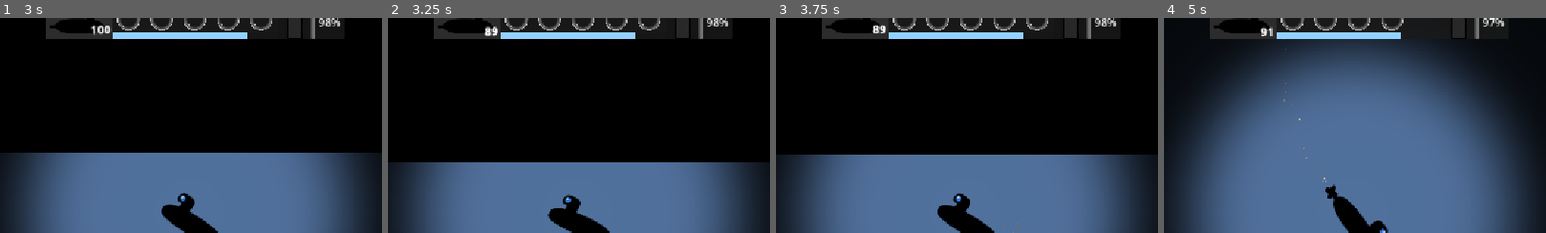
Above: before the commit, frames 1-4 (left to right).
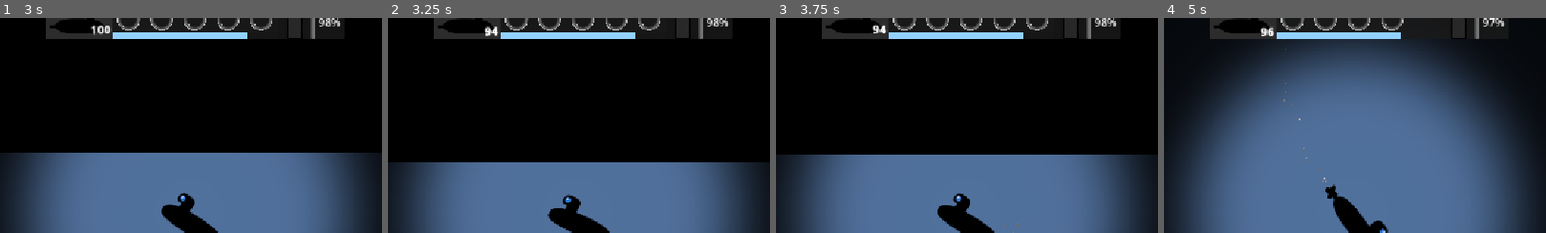
Above: after the commit, the same moments.

Repository: EddieRowe/godot-wild-jam-82
Game: Godot game, scene res://levels/level_2.tscn
The game is run twice, just before and just after one commit, with the same random seed, the same clock (stepped at 60 frames per second) and the same inputs. This scene is started directly instead of the project's main scene.
Inputs:
- Up to frame 1 (3 s): tap Enter (ui_accept) at 0.5, 0.77, 1.52 s; hold Up (ui_up) 0.53-2.03 s; hold Left (ui_left) from 2.03 s (still down)
- Up to frame 2 (3.25 s): keep holding Left (ui_left); tap Enter (ui_accept) at 3.02 s
- Up to frame 3 (3.75 s): release Left (ui_left) at 3.53 s; hold Down (ui_down) from 3.53 s (still down)
- Up to frame 4 (5 s): tap Enter (ui_accept) at 3.77, 4.52 s; release Down (ui_down) at 4.28 s; hold Right (ui_right) from 4.28 s (still down)
The pictures show only the part of the screen within x 24-74%, y 3-53%; the shares and areas given below are measured in that part.

Frame 1 is identical in both runs. In frame 2, less than 0.1% of the frame differs, in the area x 25-29%, y 4-9%; in frame 3, less than 0.1%; in frame 4, less than 0.1%.

Commit message:
Adjust impact speeds

Diff:
--- a/scripts/health.gd
+++ b/scripts/health.gd
@@ -1,7 +1,8 @@
 class_name Health
 extends Node2D
 
-const MIN_IMPACT_SPEED : int = 35
+const MIN_IMPACT_SPEED : int = 25
+const AVG_IMPACT_SPEED : int = 160
 
 signal healthChanged(newAmount : int)
 signal tookDamage()
@@ -28,7 +29,7 @@
 		if player_movement.linear_velocity.length() < MIN_IMPACT_SPEED:
 			amount = 0
 		else:
-			amount = amount * player_movement.linear_velocity.length()/90
+			amount = amount * player_movement.linear_velocity.length() / AVG_IMPACT_SPEED
 
 	print("Took damage: " + str(amount))
 	current_health -= amount
